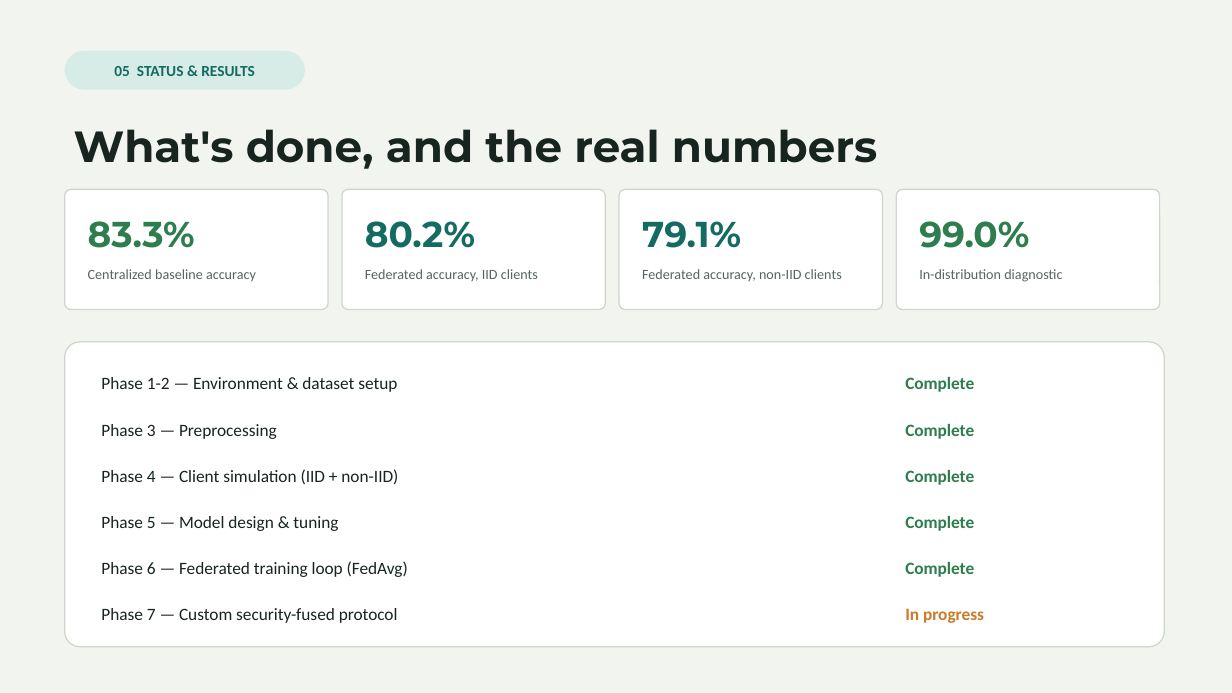
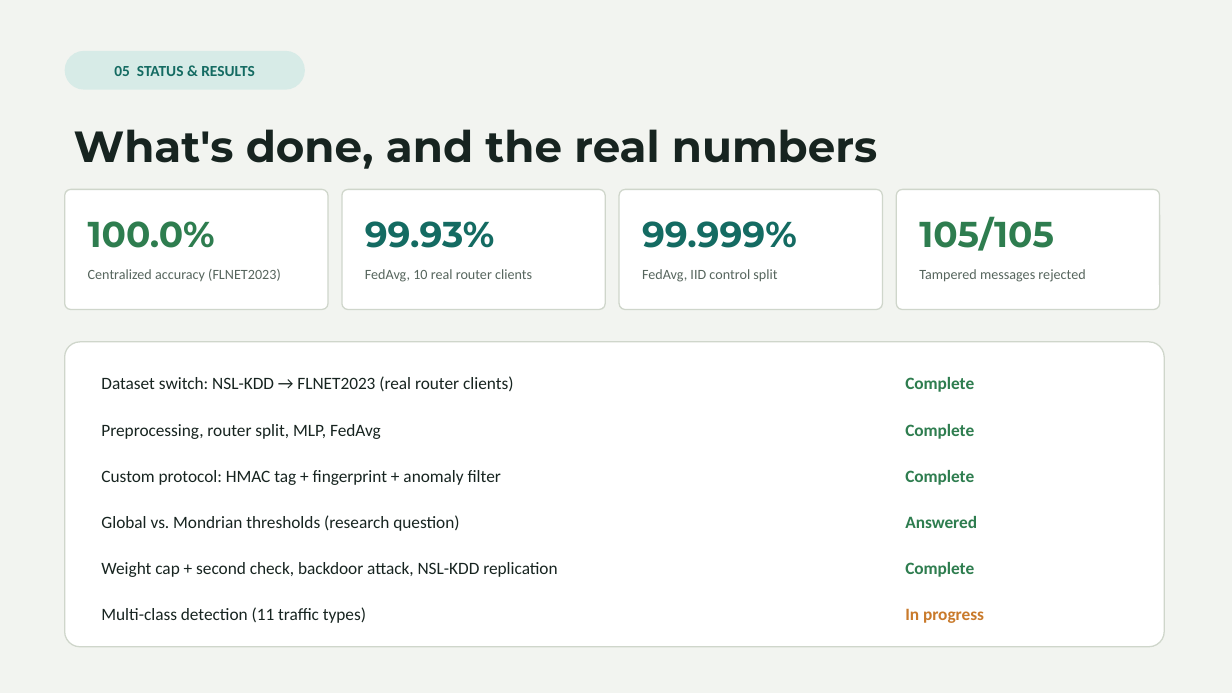
Before and after one commit to Vinudharshini18/Krypsis-A-network-intrusion-detection-system, a slide deck: slide 6 of presentation/Krypsis_Presentation.pptx. Drawn at 1232x693 pixels with LibreOffice and Linux fonts; fonts in the diff are those of the drawing. Boxes give left, top, right and bottom in pixels: in the first picture for what was removed or moved away, otherwise in the second. Text is boxed around its words. In the diff, an @@ line names an element or a change of style, - is before the commit and + after.

Commit message:
Add improved defenses, backdoor attack and NSL-KDD replication
- protocol.py: per-client weight cap and trimmed-mean second check for
  flagged updates
- defense_experiment.py: none / v1 / v2 / v2-Mondrian policies under
  label flipping and backdoor attacks, on FLNET2023 (5 seeds) and
  NSL-KDD (10 seeds); 120 runs, resumable
- preprocess_nslkdd.py + data/NSL-KDD: NSL-KDD restored as a
  replication dataset with a 10-client Dirichlet split
- multiclass.py: 11-class detection (results pending)
- Slides rebuilt from results files (10 slides); handbook script
  rewritten (PDF not yet regenerated)
- README: Phase 9 results, including the weight cap's downside and the
  backdoor failing on FLNET2023

```diff
--- a/presentation/Krypsis_Presentation.pptx
+++ b/presentation/Krypsis_Presentation.pptx
@@ text at (88,221,215,248): text changed @@
-83.3%
+100.0%
@@ text at (365,221,495,248): text changed @@
-80.2%
+99.93%
@@ text at (642,221,797,248): text changed @@
-79.1%
+99.999%
@@ text at (919,216,1054,251): text changed @@
-99.0%
+105/105
@@ text at (88,269,281,282): text changed @@
-Centralized baseline accuracy
+Centralized accuracy (FLNET2023)
@@ text at (365,269,532,282): text changed @@
-Federated accuracy, IID clients
+FedAvg, 10 real router clients
@@ text at (642,269,777,282): text changed @@
-Federated accuracy, non-IID clients
+FedAvg, IID control split
@@ text at (919,269,1085,282): text changed @@
-In-distribution diagnostic
+Tampered messages rejected
@@ text at (101,376,513,391): text changed @@
-Phase 1-2 — Environment & dataset setup
+Dataset switch: NSL-KDD → FLNET2023 (real router clients)
@@ text at (101,424,381,439): text changed @@
-Phase 3 — Preprocessing
+Preprocessing, router split, MLP, FedAvg
@@ text at (101,470,501,485): text changed @@
-Phase 4 — Client simulation (IID + non-IID)
+Custom protocol: HMAC tag + fingerprint + anomaly filter
@@ text at (101,515,459,531): text changed @@
-Phase 5 — Model design & tuning
+Global vs. Mondrian thresholds (research question)
@@ text at (905,516,977,528): text changed @@
-Complete
+Answered
@@ text at (101,562,557,577): text changed @@
-Phase 6 — Federated training loop (FedAvg)
+Weight cap + second check, backdoor attack, NSL-KDD replication
@@ text at (101,607,366,623): text changed @@
-Phase 7 — Custom security-fused protocol
+Multi-class detection (11 traffic types)
```
Also in this commit, not shown: 5 other slides changed, 3 slides added, 1 slide removed, 11 other files.
